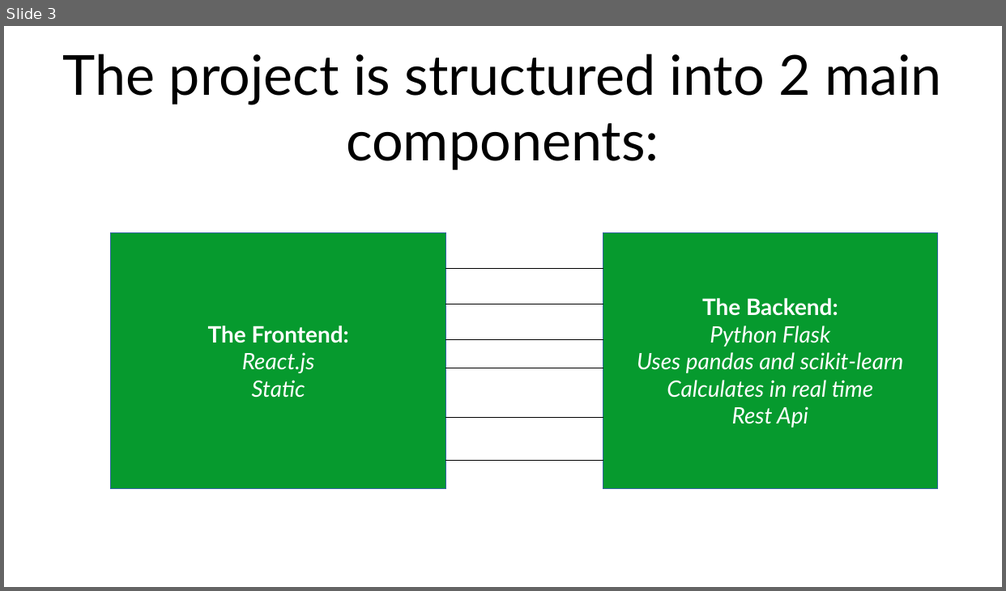
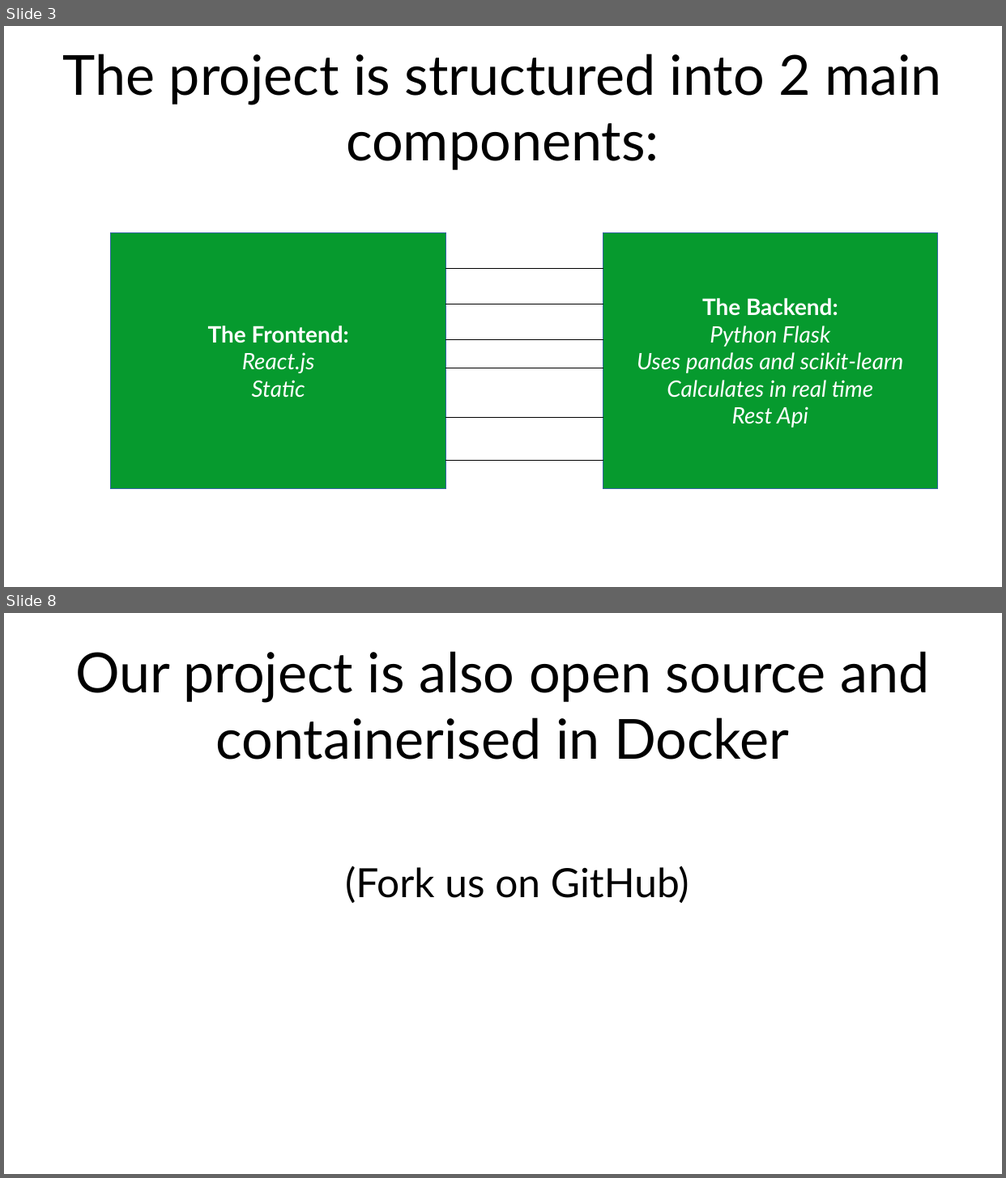
Before and after one commit to py-the-way/py-the-way, a slide deck: presentation/hackathon.odp. Shown one above the other, each under a label of ours: slide 3 before the commit, slides 3 and 8 after it; the slides between them are not shown. The pictures are 1006x591 and 1006x1178 pixels, drawn with LibreOffice and Linux fonts; fonts in the diff are those of the drawing. Boxes give left, top, right and bottom in pixels: in the first picture for what was removed or moved away, otherwise in the second. Text is boxed around its words. In the diff, an @@ line names an element or a change of style, - is before the commit and + after.

```diff
--- a/presentation/hackathon.odp
+++ b/presentation/hackathon.odp
@@ slide 8 added at [4,613,1002,1174], background #FFFFFF @@
@@ title added at [75,651,929,760], 44 pt, text #000000 @@
+Our project is also open source and containerised in Docker
@@ text added at [345,866,689,903], 32 pt, text #000000 @@
+(Fork us on GitHub)
```
Also in this commit, not shown: 3 slides changed, 2 other slides added, 1 slide removed, 1 other file.
